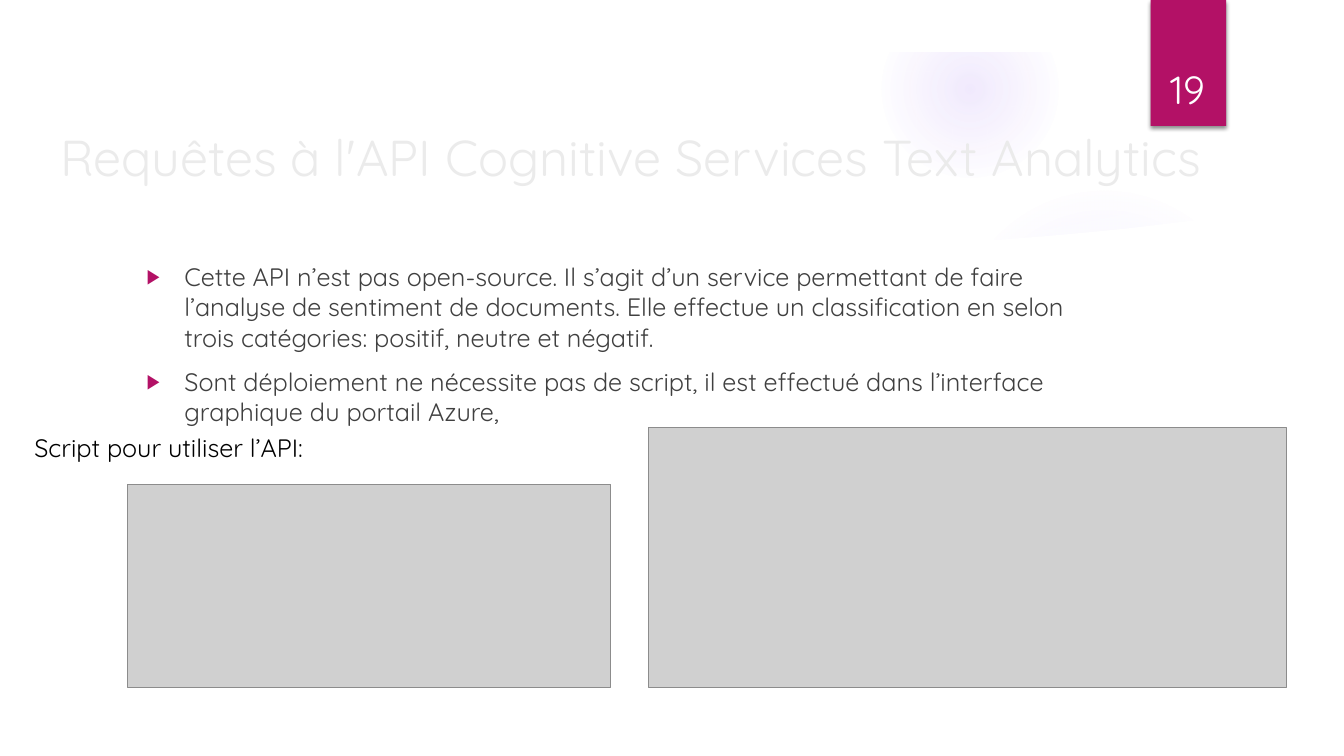
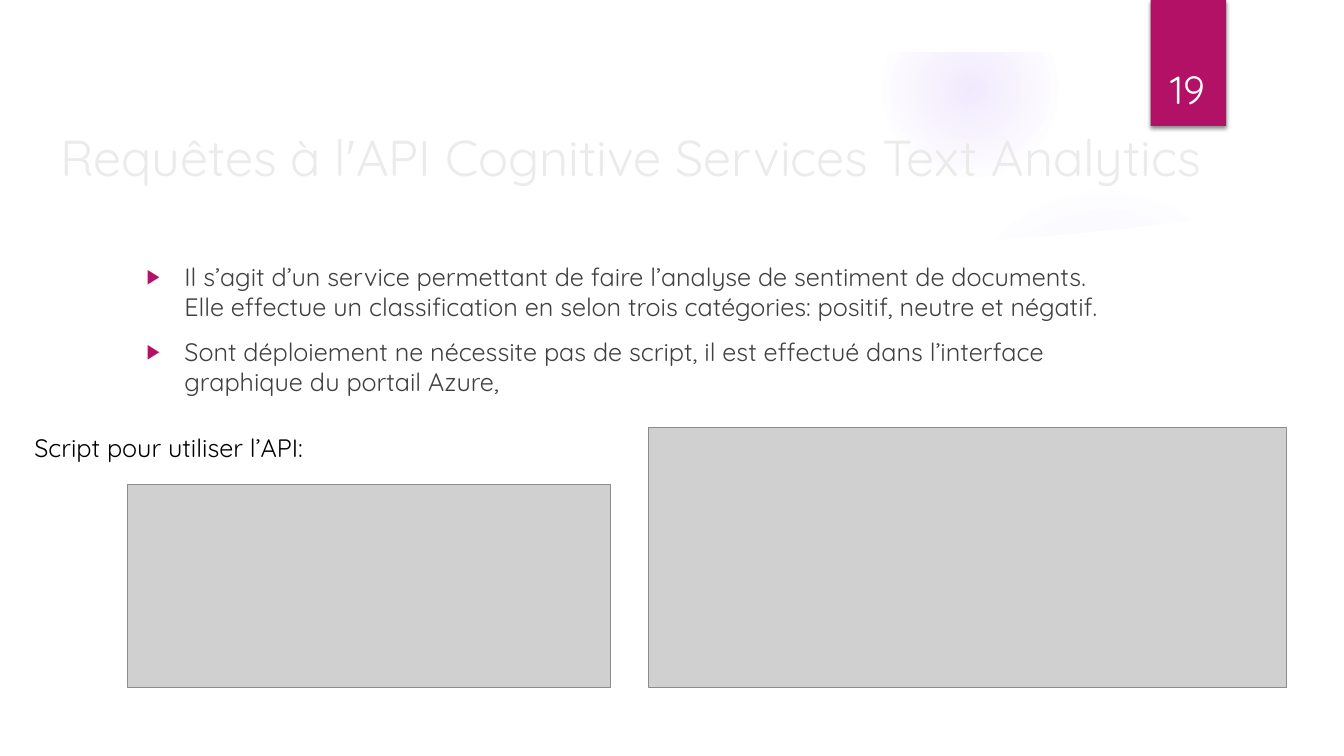
Before and after one commit to ThibaultDieudonne/Sentiment-Analysis, a slide deck: slide 19 of P7_01_presentation.pptx. Drawn at 1344x756 pixels with LibreOffice and Linux fonts; fonts in the diff are those of the drawing; grey boxes stand for pictures; background and template pictures are left out. Boxes give left, top, right and bottom in pixels: in the first picture for what was removed or moved away, otherwise in the second. Text is boxed around its words. In the diff, an @@ line names an element or a change of style, - is before the commit and + after.

Commit message:
added pres text

```diff
--- a/P7_01_presentation.pptx
+++ b/P7_01_presentation.pptx
@@ text at box(184, 267, 1097, 321): text changed @@
-▶ Cette API n’est pas open-source. Il s’agit d’un service permettant de faire l’analyse de sentiment de documents. Elle effectue un classification en selon trois catégories: positif, neutre et négatif.
+▶ Il s’agit d’un service permettant de faire l’analyse de sentiment de documents. Elle effectue un classification en selon trois catégories: positif, neutre et négatif.
```
Also in this commit, not shown: 2 other slides changed, 2 other files.
